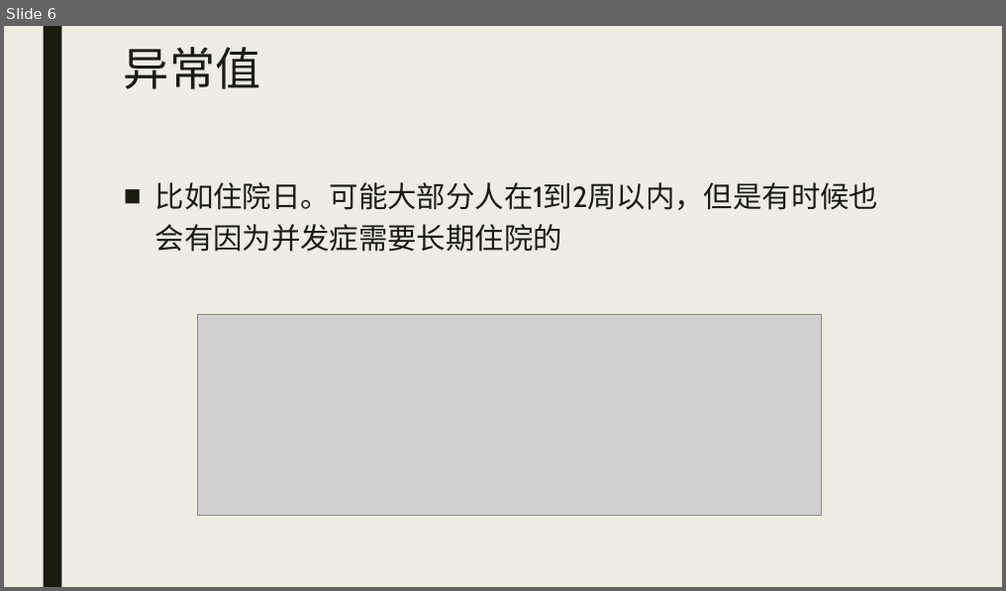
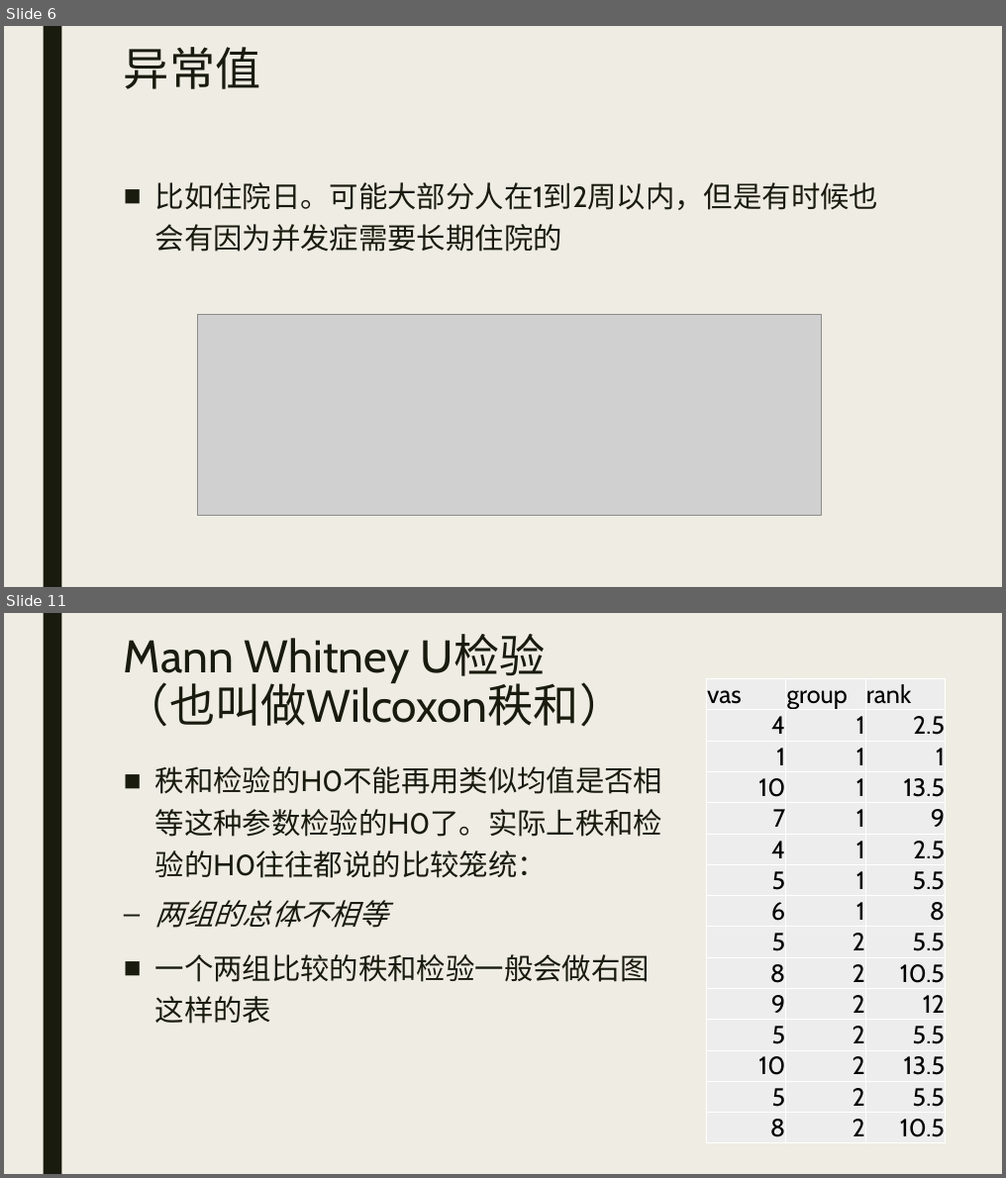
Before and after one commit to beneon/medstat, a slide deck: lect-8/非参数检验.pptx. Shown one above the other, each under a label of ours: slide 6 before the commit, slides 6 and 11 after it; the slides between them are not shown. The pictures are 1006x591 and 1006x1178 pixels, drawn with LibreOffice and Linux fonts; fonts in the diff are those of the drawing; grey boxes stand for pictures. Boxes give left, top, right and bottom in pixels: in the first picture for what was removed or moved away, otherwise in the second. Text is boxed around its words. In the diff, an @@ line names an element or a change of style, - is before the commit and + after.

```diff
--- a/lect-8/非参数检验.pptx
+++ b/lect-8/非参数检验.pptx
@@ slide 11 added at bbox=[4, 613, 1002, 1174], background #EFEDE3; not listed: 1 template element that a slide beside it also shows @@
@@ title added at bbox=[124, 634, 625, 727], 44 pt, text #191B0E @@
+Mann Whitney U检验
+（也叫做Wilcoxon秩和）
@@ table added at bbox=[706, 679, 944, 1142], 15 rows, 3 columns @@
+vas | group | rank
+4 | 1 | 2.5
+1 | 1 | 1
+10 | 1 | 13.5
+7 | 1 | 9
+4 | 1 | 2.5
+5 | 1 | 5.5
+6 | 1 | 8
+5 | 2 | 5.5
+8 | 2 | 10.5
+9 | 2 | 12
+5 | 2 | 5.5
+10 | 2 | 13.5
+5 | 2 | 5.5
+8 | 2 | 10.5
@@ text added at bbox=[155, 766, 663, 1024], 28 pt, text #191B0E @@
+■ 秩和检验的H0不能再用类似均值是否相等这种参数检验的H0了。实际上秩和检验的H0往往都说的比较笼统：
+  – 两组的总体不相等
+■ 一个两组比较的秩和检验一般会做右图这样的表
```
Also in this commit, not shown: 17 other slides added, 7 other files.
